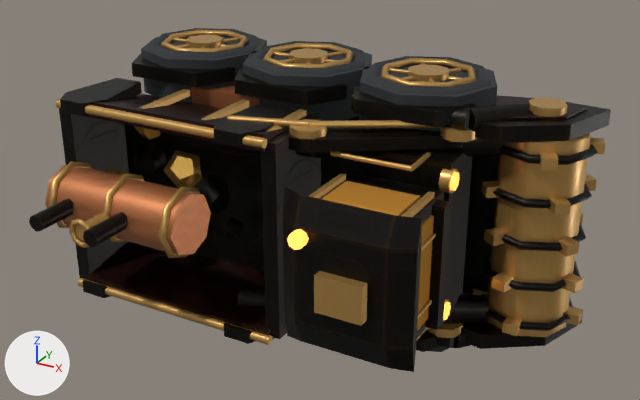
One commit to the glTF model fractal-gas-web/web/lab/assets/steampunk/harvester-low.glb: the scene before it, then after it.
Camera for both pictures: a camera (50 mm lens) standing at (1.175, -2.569, 1.108) and looking at (0.021, -0.471, 0.058). The lights are fixed; the arrows at lower left show +X, +Y and +Z. The first picture is the older version. Where no turn or scale is listed for an object, it has been applied to the vertices. Vertices at exactly the same position are counted once.

The scene before the commit, as lines of its bpy script (objects in view):
```python
ob_harvester_root_001___amber_glazing_001 = bpy.data.objects.new('harvester-root.001 / Amber glazing.001', me_export_batch_037)
ob_harvester_root_001___amber_glazing_001.location = (-0.086, -0.025, 0.0)
ob_harvester_root_001___burgundy_enamel_001 = bpy.data.objects.new('harvester-root.001 / Burgundy enamel.001', me_export_batch_039)
ob_harvester_root_001___burgundy_enamel_001.location = (-0.086, -0.025, 0.0)
ob_harvester_root_001___copper_feed_lines_001 = bpy.data.objects.new('harvester-root.001 / Copper feed lines.001', me_export_batch_042)
ob_harvester_root_001___copper_feed_lines_001.location = (-0.086, -0.025, 0.0)
ob_harvester_root_001___machined_brass_001 = bpy.data.objects.new('harvester-root.001 / Machined brass.001', me_export_batch_026)
ob_harvester_root_001___machined_brass_001.location = (-0.086, -0.025, 0.0)
ob_harvester_root_001___ore_gold___optics_001 = bpy.data.objects.new('harvester-root.001 / Ore gold / optics.001', me_export_batch_043)
ob_harvester_root_001___ore_gold___optics_001.location = (-0.086, -0.025, 0.0)
ob_mineral_intake_roller_001___machined_brass_001 = bpy.data.objects.new('Mineral intake roller.001 / Machined brass.001', me_export_batch_040)
ob_mineral_intake_roller_001___machined_brass_001.location = (0.597, -0.225, 0.0)
ob_wheel_0_1_001___machined_brass_001 = bpy.data.objects.new('Wheel 0 1.001 / Machined brass.001', me_export_batch_028)
ob_wheel_0_1_001___machined_brass_001.location = (0.247, -0.232, 0.333)
ob_wheel_1_1_001___machined_brass_001 = bpy.data.objects.new('Wheel 1 1.001 / Machined brass.001', me_export_batch_032)
ob_wheel_1_1_001___machined_brass_001.location = (-0.15, -0.232, 0.333)
ob_wheel_2_1_001___machined_brass_001 = bpy.data.objects.new('Wheel 2 1.001 / Machined brass.001', me_export_batch_036)
ob_wheel_2_1_001___machined_brass_001.location = (-0.54, -0.232, 0.333)
# also in view: 'harvester-root.001 / Amber lamps.001' at (0.285, -0.647, 0.0); 'Wheel 2 1.001 / Tire rubber.001' at (-0.54, -0.232, 0.341); 'harvester-root.001 / Riveted iron.001' at (-0.008, -0.544, 0.0); 'Mineral intake roller.001 / Riveted iron.001' at (0.597, -0.225, 0.0); 'Wheel 1 1.001 / Tire rubber.001' at (-0.15, -0.232, 0.341)
```
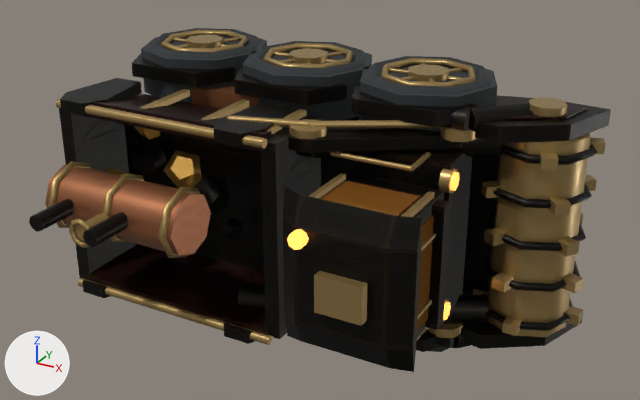
Changed parts and their boxes [x1, y1, x2, y2] in the pictures (640 x 400 px; the box of a moved part takes in the faces that stretch with it):
'Mineral intake roller.001 / Machined brass.001', recoloured
    both: [484, 133, 606, 337]
'harvester-root.001 / Machined brass.001', recoloured
    both: [48, 89, 567, 345]
'harvester-root.001 / Burgundy enamel.001', reshaped
    before: [66, 94, 588, 340]
    after: [66, 94, 588, 335]
'harvester-root.001 / Copper feed lines.001', recoloured
    both: [45, 85, 259, 255]
'harvester-root.001 / Amber glazing.001', recoloured, surface changed (orange to brown)
    both: [322, 181, 434, 331]
'Wheel 0 1.001 / Machined brass.001', recoloured
    both: [381, 58, 477, 87]
'Wheel 1 1.001 / Machined brass.001', recoloured
    both: [262, 43, 354, 68]
'Wheel 2 1.001 / Machined brass.001', recoloured
    both: [160, 30, 248, 52]
part 1 of me_export_batch_039, moved or reshaped
    before: [85, 242, 274, 340]
    after: [85, 244, 269, 335]

Edits to the bpy script that builds the scene:
```text
Change mat_amber_glazing_001:
    mat_amber_glazing_001.base_color: (0.48, 0.22, 0.035) -> (0.22, 0.085, 0.015)  # orange #b88135 -> brown #815221
    remove mat_amber_glazing_001.emission_color = (0.048, 0.022, 0.0035)  # brown #3e290b
    remove mat_amber_glazing_001.emission_strength = 1.0
Change mat_copper_feed_lines_001:
    where n0 = _N.new('ShaderNodeBsdfPrincipled'); n0.name = 'Principled BSDF'
    n0.inputs[0].default_value: (0.5, 0.18, 0.07, 1.0) -> (0.32, 0.12, 0.052, 1.0)  # 'Base Color', orange #bc764b -> 'Base Color', brown #996140
Change mat_machined_brass_001:
    where n0 = _N.new('ShaderNodeBsdfPrincipled'); n0.name = 'Principled BSDF'
    n0.inputs[0].default_value: (0.55, 0.32, 0.095, 1.0) -> (0.38, 0.255, 0.095, 1.0)  # 'Base Color', orange #c49957 -> 'Base Color', brown #a68a57
Change me_export_batch_039:
    where me_export_batch_039.from_pydata(...)  # 40 vertices, 64 faces; spans x -0.635..0.773, y -0.682..-0.097, z -0.352..0.352
    used by ob_harvester_root_001___burgundy_enamel_001; location = (-0.086, -0.025, 0.0)
    me_export_batch_039 part 1
    me_export_batch_039.vertices[0].co: (-0.635, -0.42, -0.279) -> (-0.576, -0.42, -0.279)
    me_export_batch_039.vertices[1].co: (0.063, -0.42, -0.279) -> (0.003, -0.42, -0.279)
    me_export_batch_039.vertices[2].co: (0.063, -0.428, -0.233) -> (0.003, -0.428, -0.233)
    me_export_batch_039.vertices[3].co: (-0.635, -0.428, -0.233) -> (-0.576, -0.428, -0.233)
```
